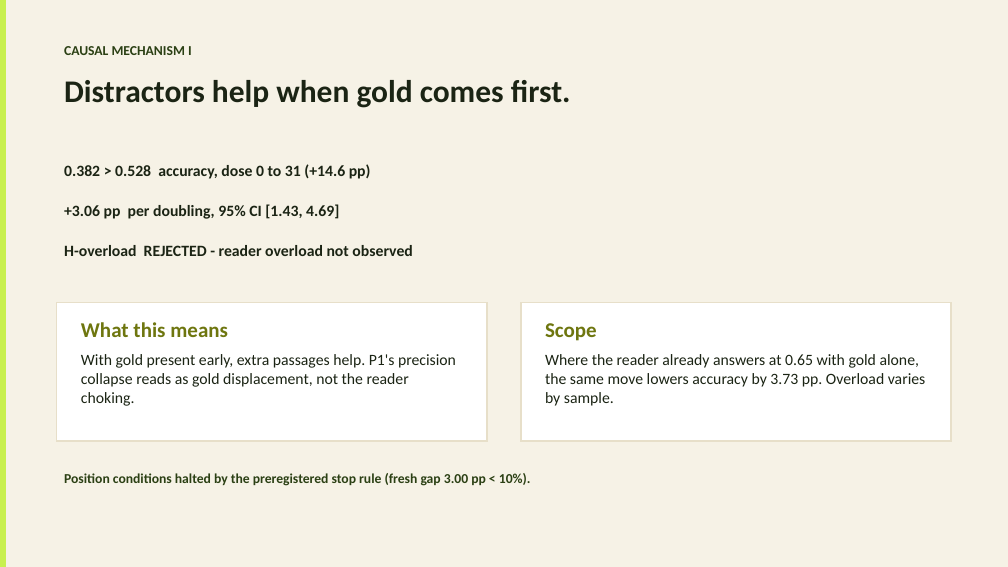
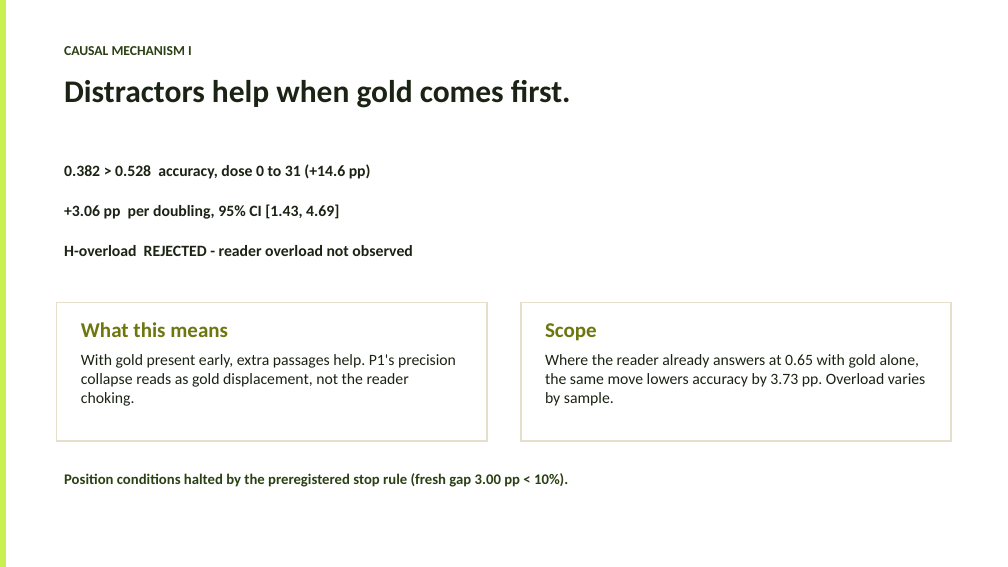
Before and after one commit to Atik203/energy-optimal-rag, a slide deck: slide 5 of ppt_slides/Energy_Methodology_Presentation.pptx. Drawn at 1008x567 pixels with LibreOffice and Linux fonts; fonts in the diff are those of the drawing. Boxes give left, top, right and bottom in pixels: in the first picture for what was removed or moved away, otherwise in the second. Text is boxed around its words. In the diff, an @@ line names an element or a change of style, - is before the commit and + after.

Commit message:
docs: white ground, 15pt floor, 20pt headers, 14pt footers in PPTX
Audit confirms no text under 13pt. All slides image-verified.

```diff
--- a/ppt_slides/Energy_Methodology_Presentation.pptx
+++ b/ppt_slides/Energy_Methodology_Presentation.pptx
@@ rectangle at (0,0,1008,567): fill #F6F2E6 to #FFFFFF; outline #F6F2E6 1.5 pt to #FFFFFF 1.5 pt @@
@@ text "Position conditions halted by the ..." at (64,473,568,487): size 13 to 14 pt @@
```
Also in this commit, not shown: 9 other slides changed.
